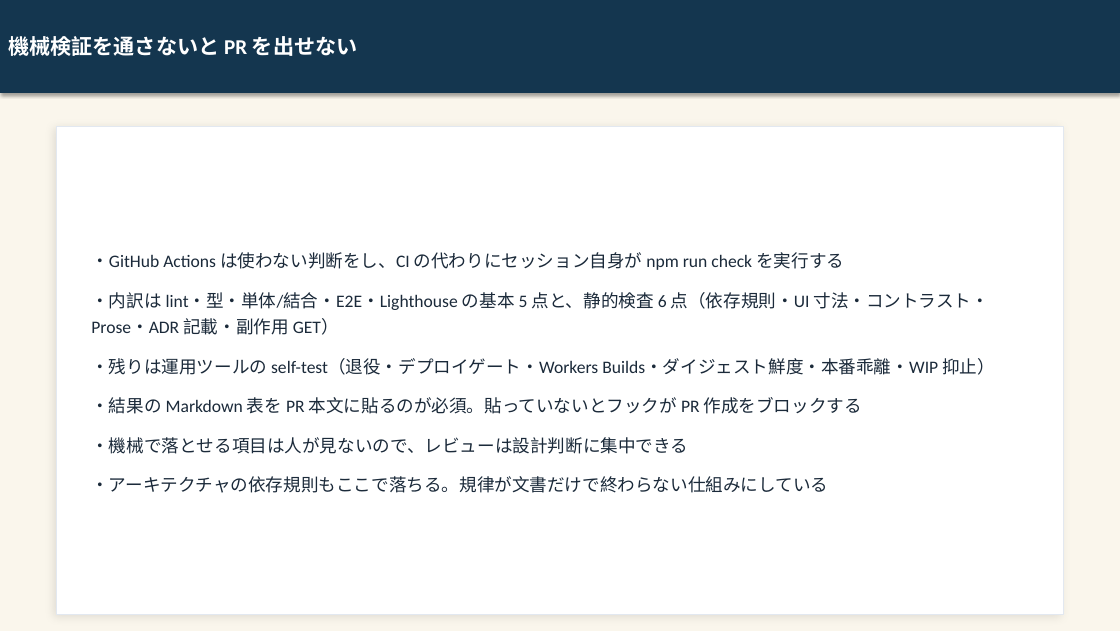
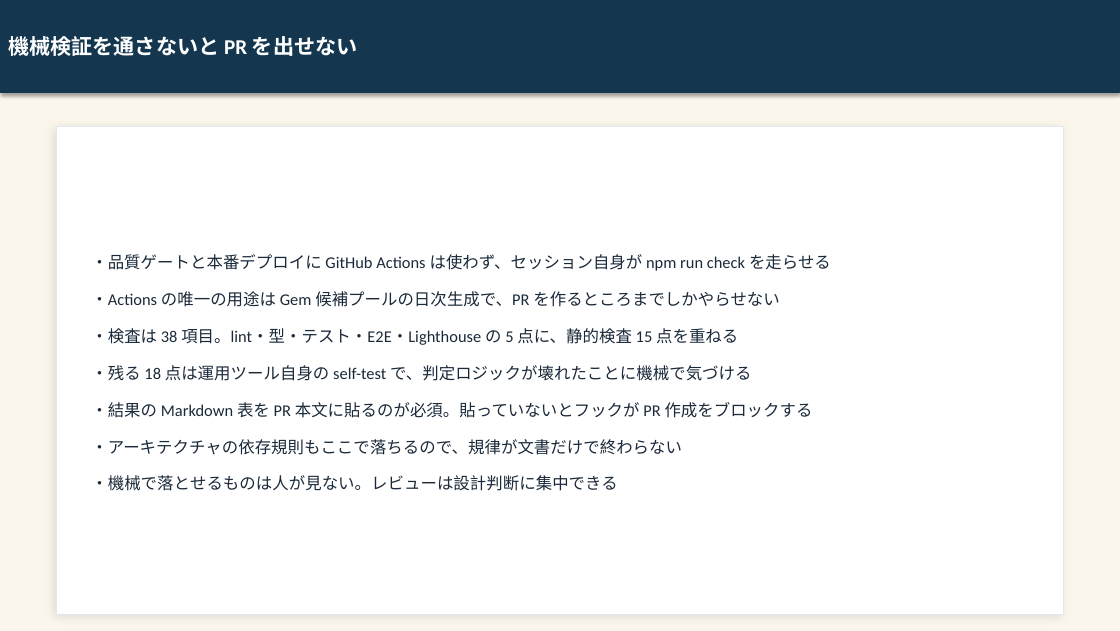
Before and after one commit to kai-kou/gem-hunter, a slide deck: slide 13 of content/slides/project-explanation-20260822/output/gem-hunter_text.pptx (slide 12 before the commit). Drawn at 1120x631 pixels with LibreOffice and Linux fonts; fonts in the diff are those of the drawing. Boxes give left, top, right and bottom in pixels: in the first picture for what was removed or moved away, otherwise in the second. Text is boxed around its words. In the diff, an @@ line names an element or a change of style, - is before the commit and + after.

Commit message:
docs: プロジェクト解説スライドを最新の実装・仕様へ追随させる（19 → 21 枚） (#538)
SP-17〜SP-19 以降の実装に合わせて解説スライドを 21 枚へ改訂した。前半に Gem 一覧の実 UI、撤去スライドの直後に「母集団を広げたら、撤去の根拠が消えた」を追加し、GitHub Actions の線引き・検査項目数・ポート数・マージ済み PR 件数・被依存数の取得元・健全性指標の実態を現状値へ直した。実 UI キャプチャ 3 枚と生成画像 10 枚を作り直し、補足ドキュメント（slide-guide.md / README.md / references/）も同じ差分で更新している。

Closes #517

```diff
--- a/content/slides/project-explanation-20260822/output/gem-hunter_text.pptx
+++ b/content/slides/project-explanation-20260822/output/gem-hunter_text.pptx
@@ text at <box>91,254,831,381</box>: text changed; size 15 to 14 pt @@
-・GitHub Actions は使わない判断をし、CI の代わりにセッション自身が npm run check を実行する
-・内訳は lint・型・単体/結合・E2E・Lighthouse の基本 5 点と、静的検査 6 点（依存規則・UI 寸法・コントラスト・Prose・ADR 記載・副作用 GET）
-・残りは運用ツールの self-test（退役・デプロイゲート・Workers Builds・ダイジェスト鮮度・本番乖離・WIP 抑止）
+・品質ゲートと本番デプロイに GitHub Actions は使わず、セッション自身が npm run check を走らせる
+・Actions の唯一の用途は Gem 候補プールの日次生成で、PR を作るところまでしかやらせない
+・検査は 38 項目。lint・型・テスト・E2E・Lighthouse の 5 点に、静的検査 15 点を重ねる
+・残る 18 点は運用ツール自身の self-test で、判定ロジックが壊れたことに機械で気づける
@@ text at <box>91,402,813,418</box>: size 15 to 14 pt in "・結果の Markdown 表を PR 本文に貼るのが必須。貼っていないとフックが PR 作成をブロックする" @@
@@ text at <box>91,439,682,491</box>: text changed; size 15 to 14 pt @@
-・機械で落とせる項目は人が見ないので、レビューは設計判断に集中できる
-・アーキテクチャの依存規則もここで落ちる。規律が文書だけで終わらない仕組みにしている
+・アーキテクチャの依存規則もここで落ちるので、規律が文書だけで終わらない
+・機械で落とせるものは人が見ない。レビューは設計判断に集中できる
```
Also in this commit, not shown: 11 other slides changed, 2 slides added, 42 other files.
